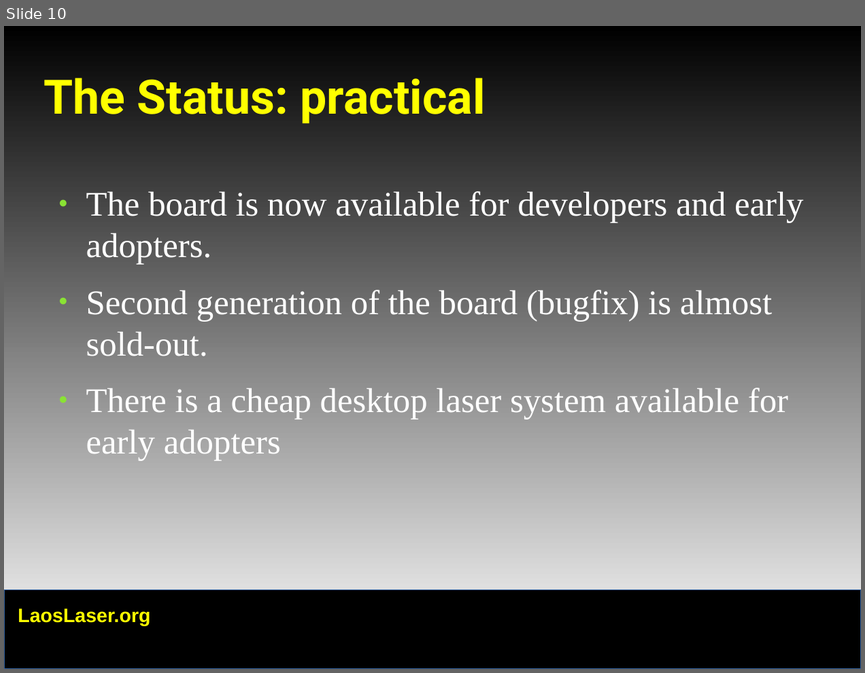
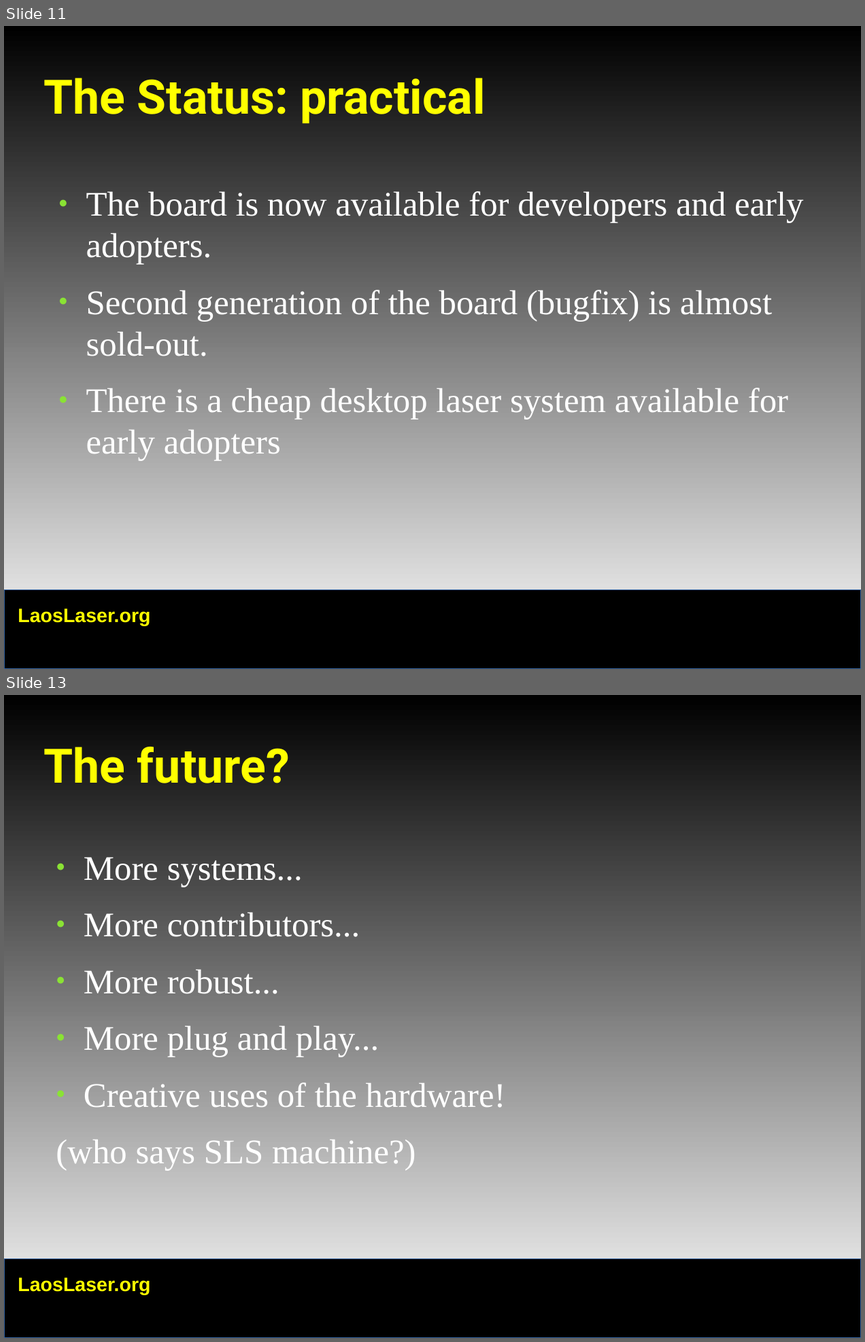
Before and after one commit to LaosLaser/Documentation, a slide deck: presentations/hackersnl/laoslaser.odp. Shown one above the other, each under a label of ours: slide 10 before the commit, slides 11 and 13 after it; the slides between them are not shown. The pictures are 865x673 and 865x1342 pixels, drawn with LibreOffice and Linux fonts; fonts in the diff are those of the drawing; background and template pictures are left out. Boxes give left, top, right and bottom in pixels: in the first picture for what was removed or moved away, otherwise in the second. Text is boxed around its words. In the diff, an @@ line names an element or a change of style, - is before the commit and + after.

Commit message:
added software and future slide and some small changes

```diff
--- a/presentations/hackersnl/laoslaser.odp
+++ b/presentations/hackersnl/laoslaser.odp
@@ slide 13 added at [4,695,861,1338], background gradient #000000 to #FFFFFF; not listed: 2 template elements that a slide beside it also shows @@
@@ title added at [44,747,290,783], 44 pt, text #FFFF00, bold @@
+The future?
@@ text added at [56,857,506,1171], 32 pt, text #FFFFFF @@
+● More systems...
+● More contributors...
+● More robust...
+● More plug and play...
+● Creative uses of the hardware!
+(who says SLS machine?)
@@ what was slide 10 is now slide 11 @@
```
Also in this commit, not shown: 2 slides changed, 1 other slide added.
